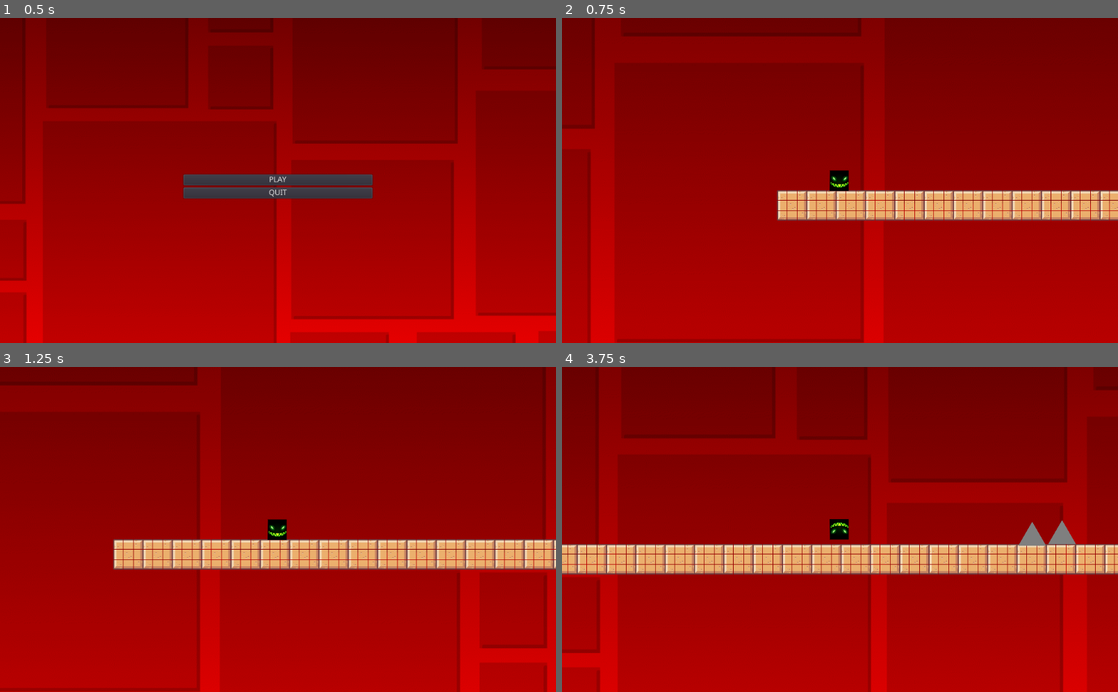
Above: before the commit, frames 1-4 (two rows, left to right).
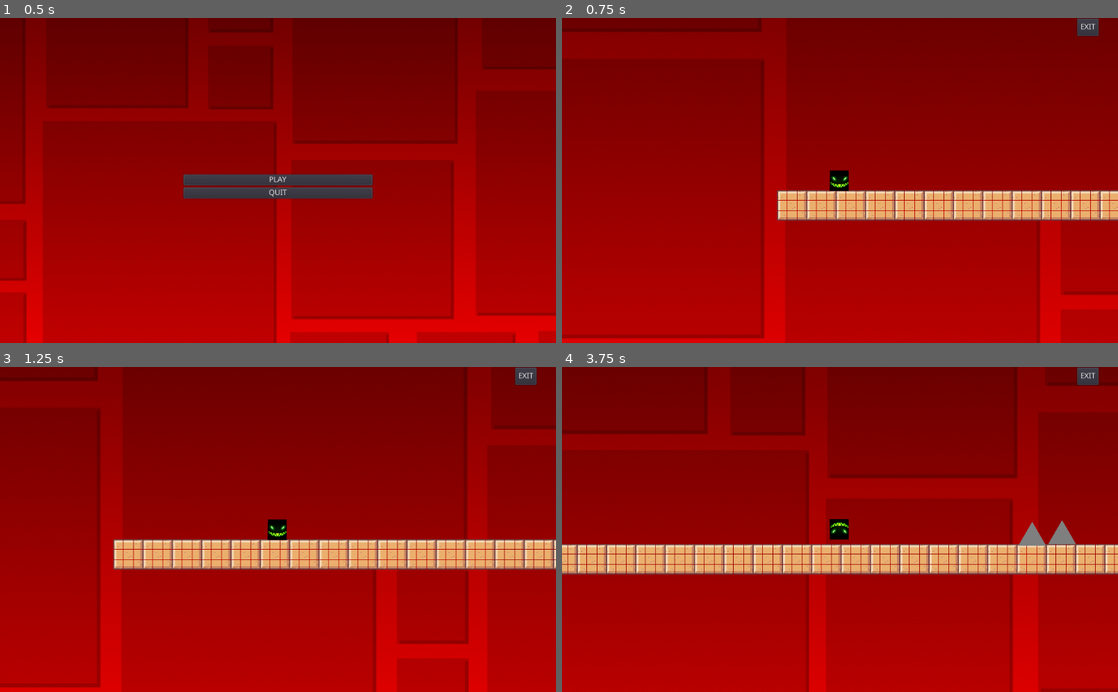
Above: after the commit, the same moments.

Repository: layolabernat/jocgrupal
Game: Godot game, scene res://MENÚ.tscn
Two runs of this game, one before a commit and one after it. Both use one fixed random seed, a clock stepped at 60 frames per second and the inputs below.
Inputs:
- Up to frame 1 (0.5 s): no input
- Up to frame 2 (0.75 s): click "PLAY" at 0.5 s
- Up to frame 3 (1.25 s): no input
- Up to frame 4 (3.75 s): hold Space (ves_amunt) 1.28-2.03 s; hold Right (ui_right) 1.28-2.78 s; tap Up (ui_up) at 1.52, 2.27 s; tap Space (ves_amunt) at 2.1, 3.6 s; hold Left (ui_left) 2.78-3.53 s; hold Space (ves_amunt) 2.78-3.53 s; hold Right (ui_right) from 3.53 s (still down)

Frame 1 is identical in both runs. In frame 2, 12% of the frame differs, in the area x 0-100%, y 0-100%; in frame 3, 13%; in frame 4, 14%.

Commit message:
APRETAR BOTÓ EMN JOC SURTS

Diff:
--- /dev/null
+++ b/Button_sortir.gd
@@ -0,0 +1,20 @@
+extends Button
+
+
+# Declare member variables here. Examples:
+# var a = 2
+# var b = "text"
+
+
+# Called when the node enters the scene tree for the first time.
+func _ready():
+	pass # Replace with function body.
+
+
+# Called every frame. 'delta' is the elapsed time since the previous frame.
+#func _process(delta):
+#	pass
+
+
+func _on_Button_pressed():
+	get_tree().change_scene("res://MENÚ.tscn")
--- a/Joc.tscn
+++ b/Joc.tscn
@@ -1,10 +1,11 @@
-[gd_scene load_steps=11 format=2]
+[gd_scene load_steps=12 format=2]
 
 [ext_resource path="res://Tilemap/sand.png" type="Texture" id=1]
 [ext_resource path="res://Personatge animat.tscn" type="PackedScene" id=2]
 [ext_resource path="res://Obstacles.tscn" type="PackedScene" id=3]
 [ext_resource path="res://Joc.gd" type="Script" id=4]
 [ext_resource path="res://86yagye25g841.png" type="Texture" id=5]
+[ext_resource path="res://Button_sortir.gd" type="Script" id=6]
 
 [sub_resource type="ConvexPolygonShape2D" id=2]
 points = PoolVector2Array( 0, 0, 18, 0, 18, 18, 0, 18 )
@@ -121,6 +122,16 @@
 position = Vector2( 1, 0 )
 current = true
 
+[node name="Button" type="Button" parent="personatge"]
+margin_left = 438.0
+margin_top = -299.0
+margin_right = 473.0
+margin_bottom = -267.0
+custom_colors/font_color_hover = Color( 0.384314, 1, 0, 1 )
+shortcut_in_tooltip = false
+text = "EXIT"
+script = ExtResource( 6 )
+
 [node name="Obstacles" parent="." instance=ExtResource( 3 )]
 position = Vector2( 1591, 522 )
 scale = Vector2( 0.1, 0.1 )
@@ -468,8 +479,8 @@
 
 [node name="86Yagye25G841" type="Sprite" parent="."]
 show_behind_parent = true
-position = Vector2( 1298, 512 )
-scale = Vector2( 0.974185, 1.09595 )
+position = Vector2( 1184.12, 504 )
+scale = Vector2( 1.03354, 1.09595 )
 texture = ExtResource( 5 )
 
 [node name="86Yagye25G842" type="Sprite" parent="."]
@@ -489,3 +500,5 @@
 position = Vector2( 5243, 516 )
 scale = Vector2( 0.974185, 1.09595 )
 texture = ExtResource( 5 )
+
+[connection signal="pressed" from="personatge/Button" to="personatge/Button" method="_on_Button_pressed"]
